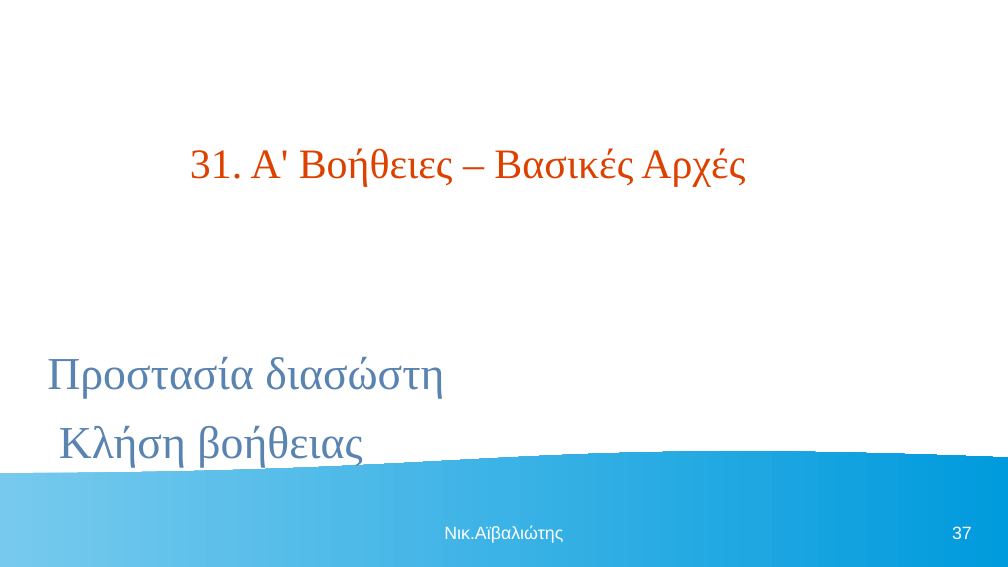
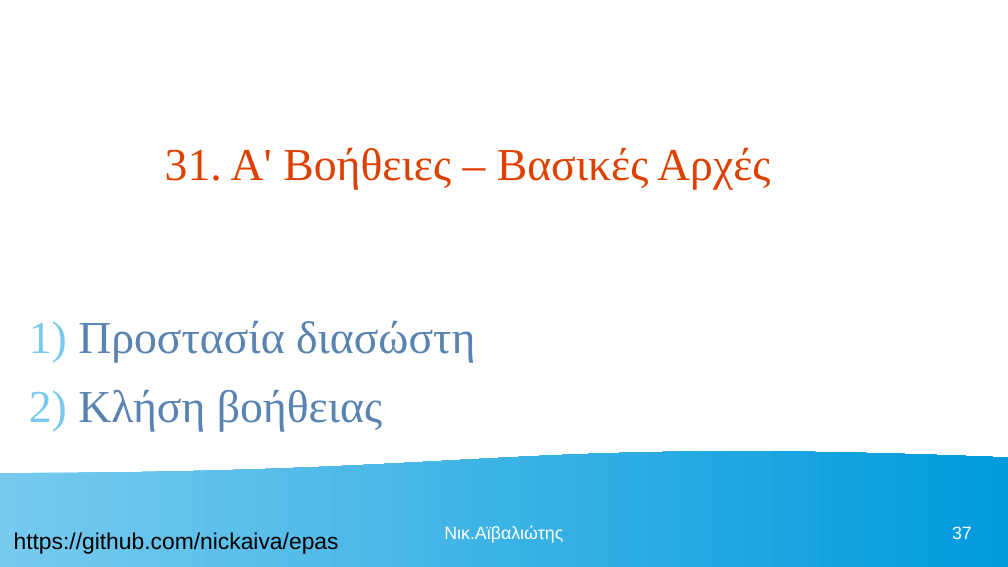
Before and after one commit to nickaiva/epas, a slide deck: slide 37 of ΠΕΡΙΒΑΛΛΟΝ ΕΡΓΑΣΙΑΣ.odp. Drawn at 1008x567 pixels with LibreOffice and Linux fonts; fonts in the diff are those of the drawing. Boxes give left, top, right and bottom in pixels: in the first picture for what was removed or moved away, otherwise in the second. Text is boxed around its words. In the diff, an @@ line names an element or a change of style, - is before the commit and + after.

```diff
--- a/ΠΕΡΙΒΑΛΛΟΝ ΕΡΓΑΣΙΑΣ.odp
+++ b/ΠΕΡΙΒΑΛΛΟΝ ΕΡΓΑΣΙΑΣ.odp
@@ title "31. Α' Βοήθειες – Βασικές ..." at <box>165,147,770,190</box>: size 33 to 36 pt @@
@@ text "Προστασία διασώστη": place and size @@
-text "Προστασία διασώστη" at <box>47,357,444,467</box>
+text "Προστασία διασώστη" at <box>78,321,475,431</box>
@@ text "Προστασία διασώστη" at <box>78,321,475,431</box>: bullet none to 1) @@
@@ text added at <box>14,532,339,554</box>, 18 pt, text #000000 @@
+https://github.com/nickaiva/epas
```
Also in this commit, not shown: 47 other slides changed.
